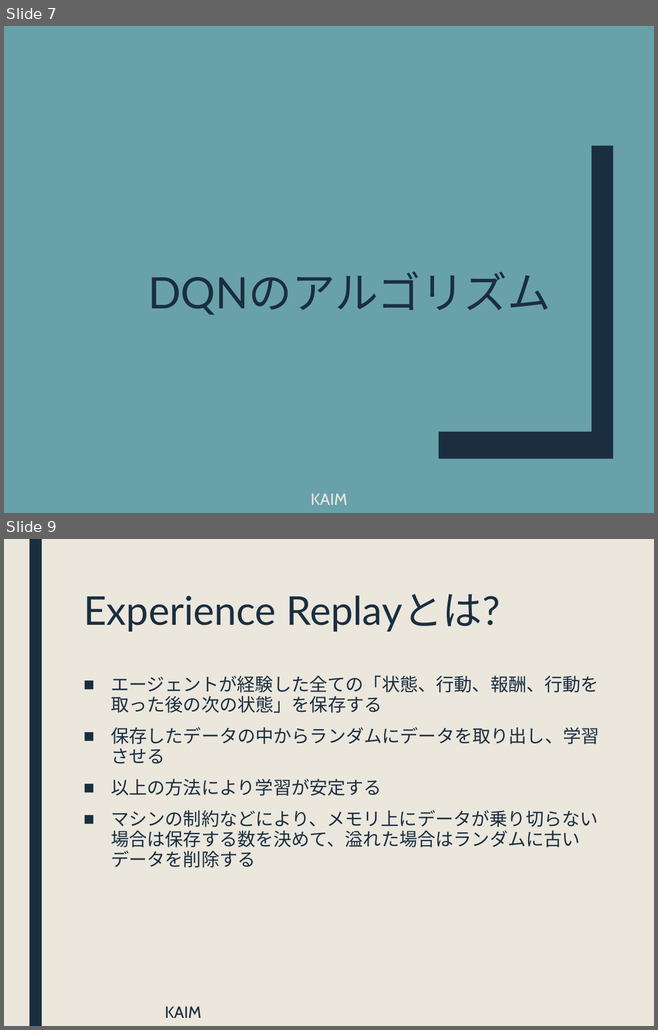
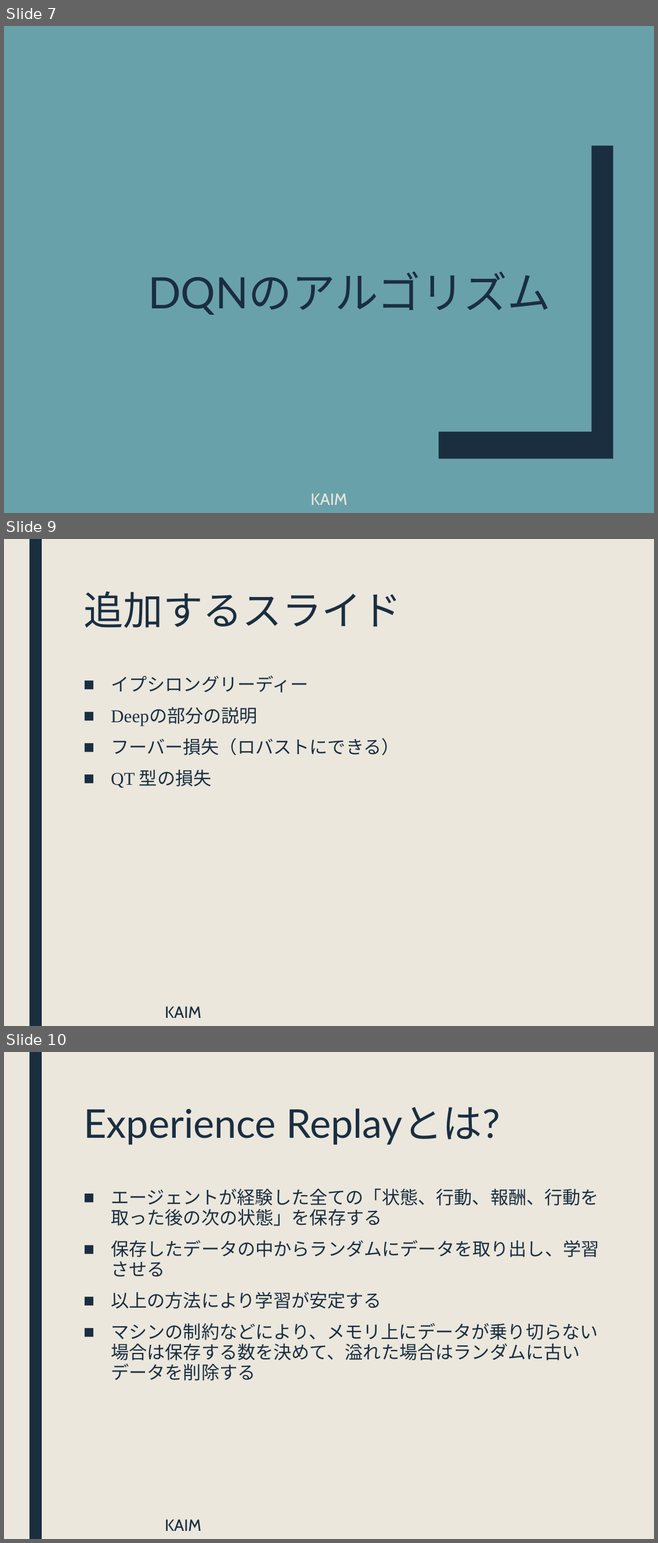
Before and after one commit to KanazawaAIMeetup/KanazawaAIMeetupDocs, a slide deck: DeepQNetwork/KAIM_DQN.pptx. Shown one above the other, each under a label of ours: slides 7 and 9 before the commit, slides 7, 9 and 10 after it; the slides between them are not shown. The pictures are 658x1030 and 658x1543 pixels, drawn with LibreOffice and Linux fonts; fonts in the diff are those of the drawing. Boxes give left, top, right and bottom in pixels: in the first picture for what was removed or moved away, otherwise in the second. Text is boxed around its words. In the diff, an @@ line names an element or a change of style, - is before the commit and + after.

```diff
--- a/DeepQNetwork/KAIM_DQN.pptx
+++ b/DeepQNetwork/KAIM_DQN.pptx
@@ slide 9 added at (4, 539, 654, 1026), background #EBE7DD; not listed: 1 template element that a slide beside it also shows @@
@@ title added at (83, 591, 401, 628), 44 pt, text #1A2E40 @@
+追加するスライド
@@ text added at (111, 675, 400, 788), 20 pt, text #1A2E40 @@
+■ イプシロングリーディー
+■ Deepの部分の説明
+■ フーバー損失（ロバストにできる）
+■ QT 型の損失
@@ text added at (165, 1006, 201, 1018), 18 pt, text #1A2E40 @@
+KAIM
@@ what was slide 9 is now slide 10 @@
```
Also in this commit, not shown: 1 slide changed, 4 other files.
